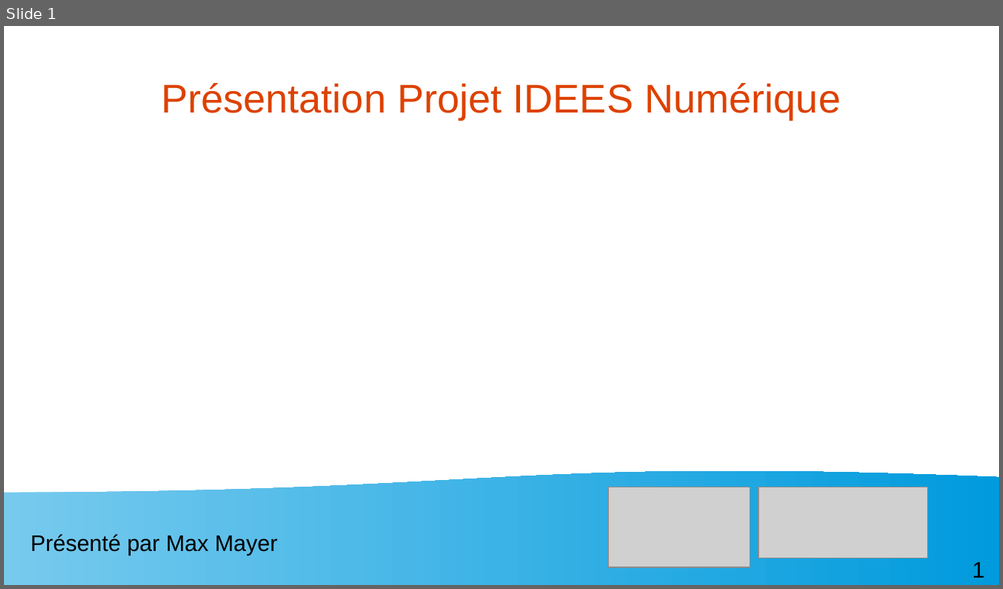
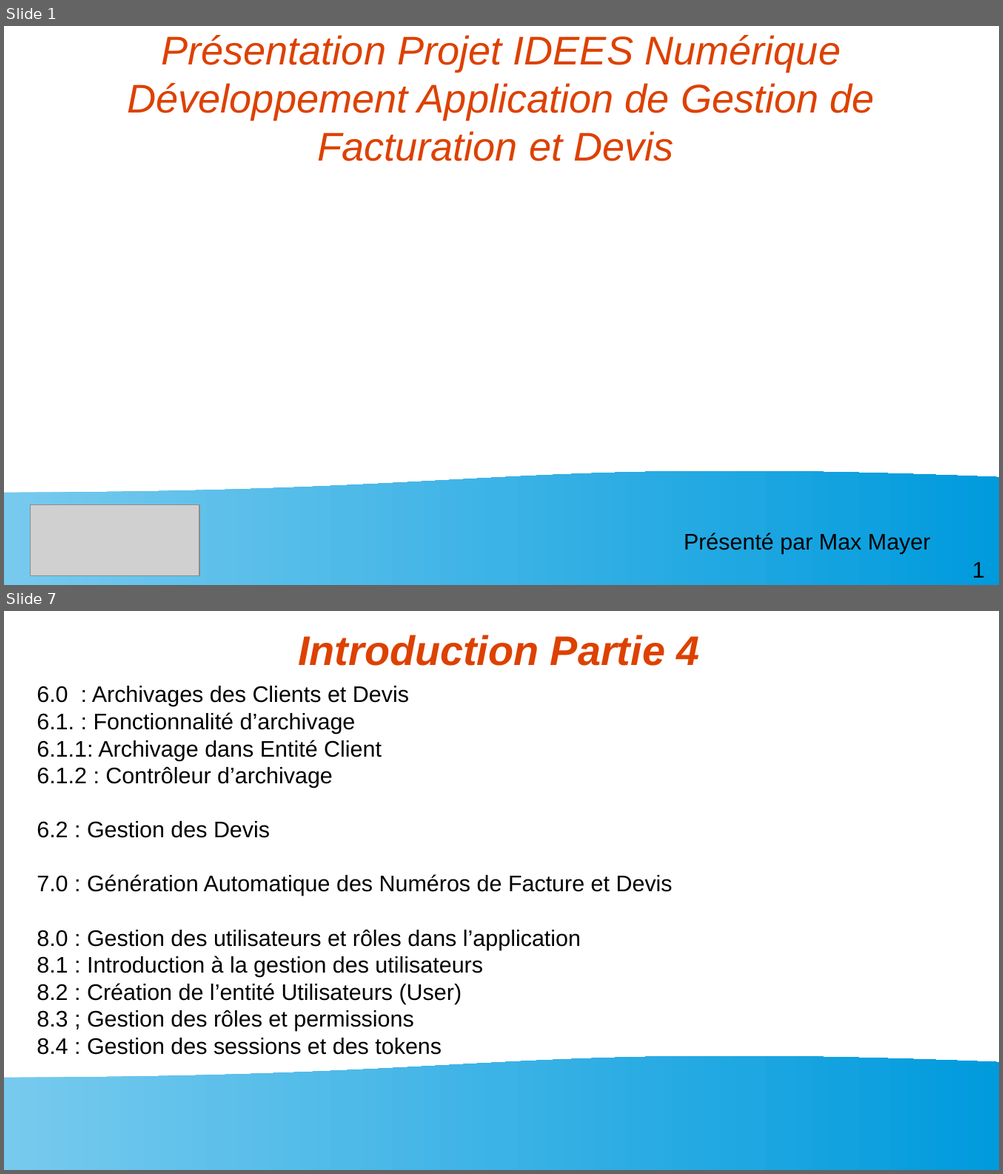
Before and after one commit to Myst564/Dev-Web, a slide deck: Projet Solo/DAB-INVOICE/Diaporama Projet Oral Stage IDEES Numérique.odp. Shown one above the other, each under a label of ours: slide 1 before the commit, slides 1 and 7 after it; the slides between them are not shown. The pictures are 1003x589 and 1003x1174 pixels, drawn with LibreOffice and Linux fonts; fonts in the diff are those of the drawing; grey boxes stand for pictures. Boxes give left, top, right and bottom in pixels: in the first picture for what was removed or moved away, otherwise in the second. Text is boxed around its words. In the diff, an @@ line names an element or a change of style, - is before the commit and + after.

Commit message:
Update Projet IDEES Numérique

```diff
--- a/Projet Solo/DAB-INVOICE/Diaporama Projet Oral Stage IDEES Numérique.odp
+++ b/Projet Solo/DAB-INVOICE/Diaporama Projet Oral Stage IDEES Numérique.odp
@@ slide 7 added at [4,611,999,1170], background #FFFFFF; not listed: 1 template element that a slide beside it also shows @@
@@ title added at [298,635,700,666], 33 pt, text #DD4100, bold, italic @@
+Introduction Partie 4
@@ text added at [37,686,672,1055], 18 pt, text #000000 @@
+6.0 : Archivages des Clients et Devis
+6.1. : Fonctionnalité d’archivage
+6.1.1: Archivage dans Entité Client
+6.1.2 : Contrôleur d’archivage
+6.2 : Gestion des Devis
+7.0 : Génération Automatique des Numéros de Facture et Devis
+8.0 : Gestion des utilisateurs et rôles dans l’application
+8.1 : Introduction à la gestion des utilisateurs
+8.2 : Création de l’entité Utilisateurs (User)
+8.3 ; Gestion des rôles et permissions
+8.4 : Gestion des sessions et des tokens
@@ slide 1 changed as well @@
@@ title at [127,35,874,161]: text changed; italic on @@
-Présentation Projet IDEES Numérique
+Présentation Projet IDEES Numérique
+Développement Application de Gestion de Facturation et Devis
@@ picture removed at [759,488,928,560] @@
@@ picture: place and size @@
-picture at [608,488,749,568]
+picture at [30,506,200,577]
@@ text "Présenté par Max Mayer": place and size @@
-text "Présenté par Max Mayer" at [31,534,278,556]
+text "Présenté par Max Mayer" at [683,533,930,554]
```
Also in this commit, not shown: 6 other slides changed, 65 other slides added, 1 slide removed, 3 other files.
